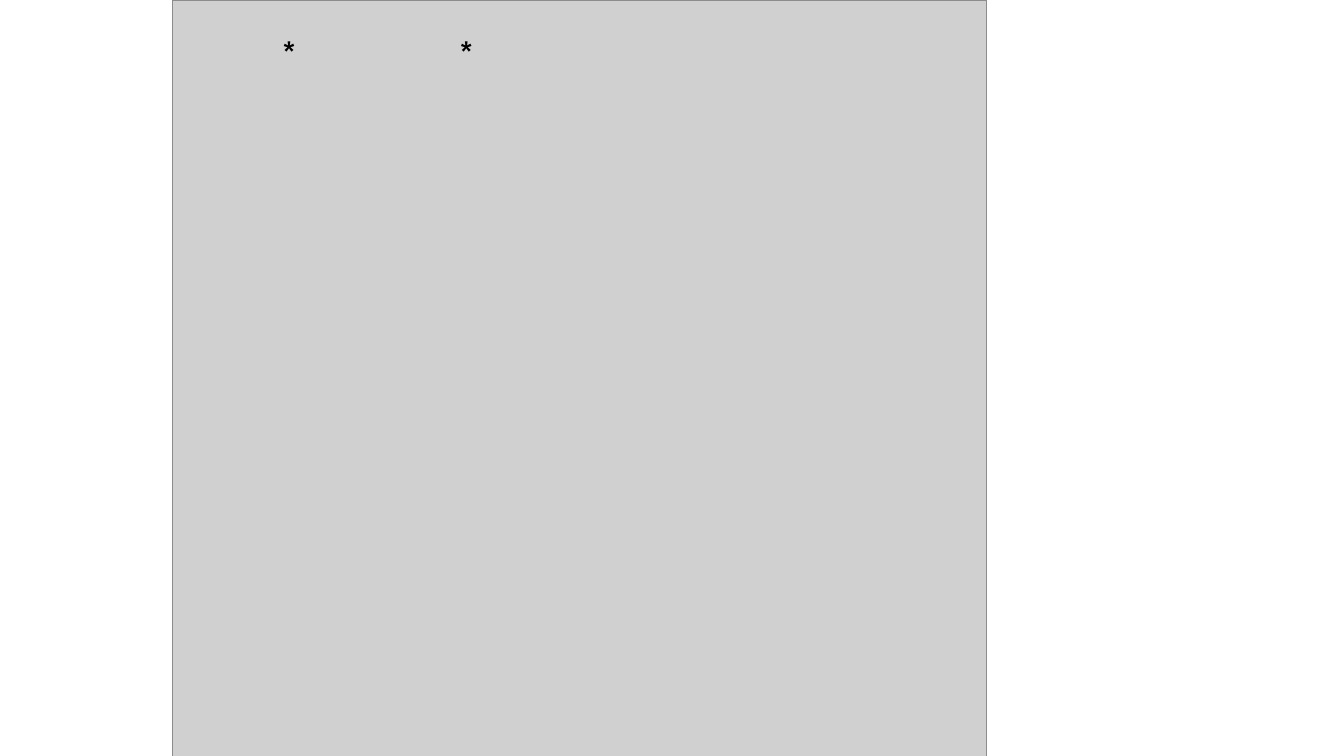
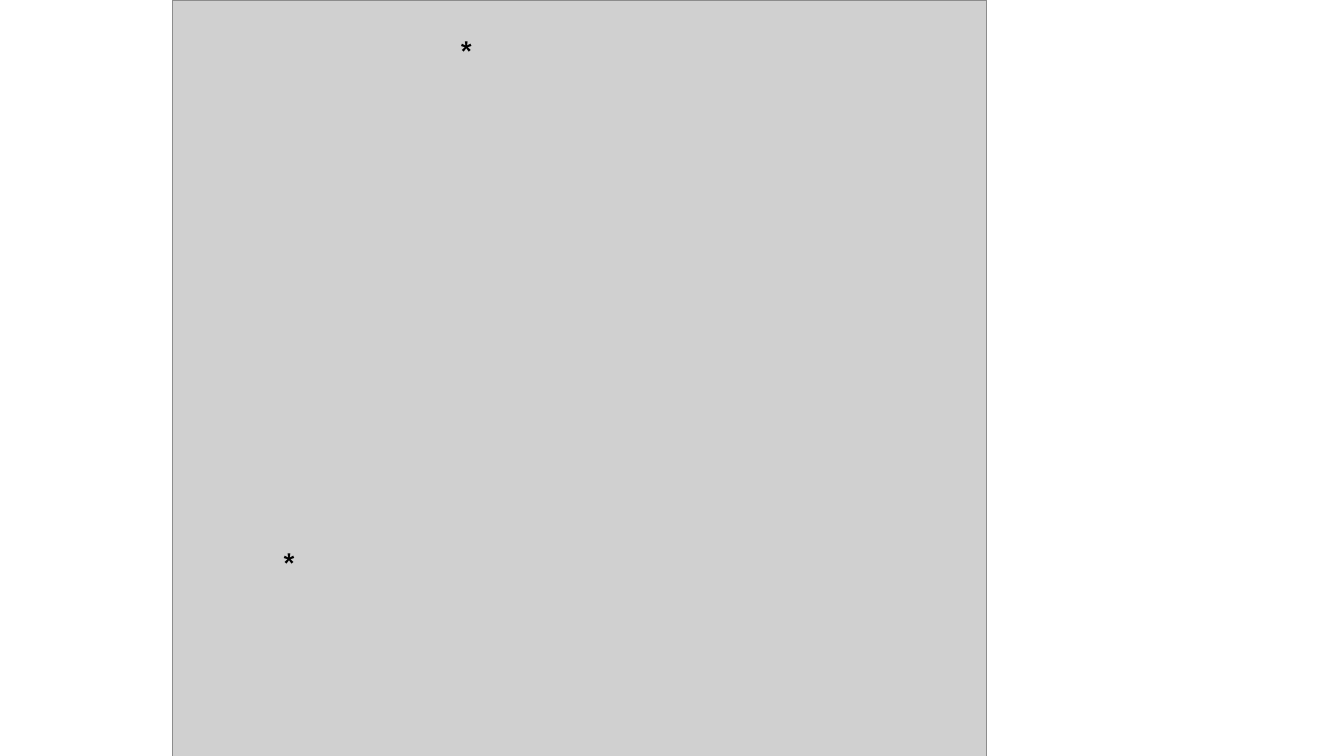
Before and after one commit to Kylelima21/sea_watch_analysis, a slide deck: slide 1 of outputs/forpub/extras/Presentation1.pptx. Drawn at 1344x756 pixels with LibreOffice and Linux fonts; fonts in the diff are those of the drawing; grey boxes stand for pictures. Boxes give left, top, right and bottom in pixels: in the first picture for what was removed or moved away, otherwise in the second. Text is boxed around its words. In the diff, an @@ line names an element or a change of style, - is before the commit and + after.

```diff
--- a/outputs/forpub/extras/Presentation1.pptx
+++ b/outputs/forpub/extras/Presentation1.pptx
@@ text "*": place and size @@
-text "*" at (271, 26, 308, 77)
+text "*" at (271, 539, 308, 590)
```
Also in this commit, not shown: 17 other files.
